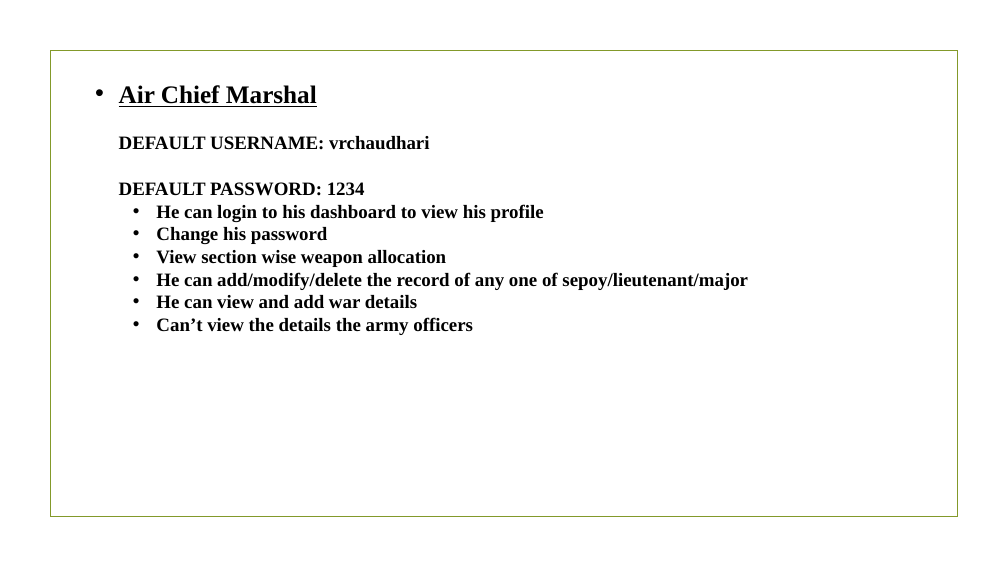
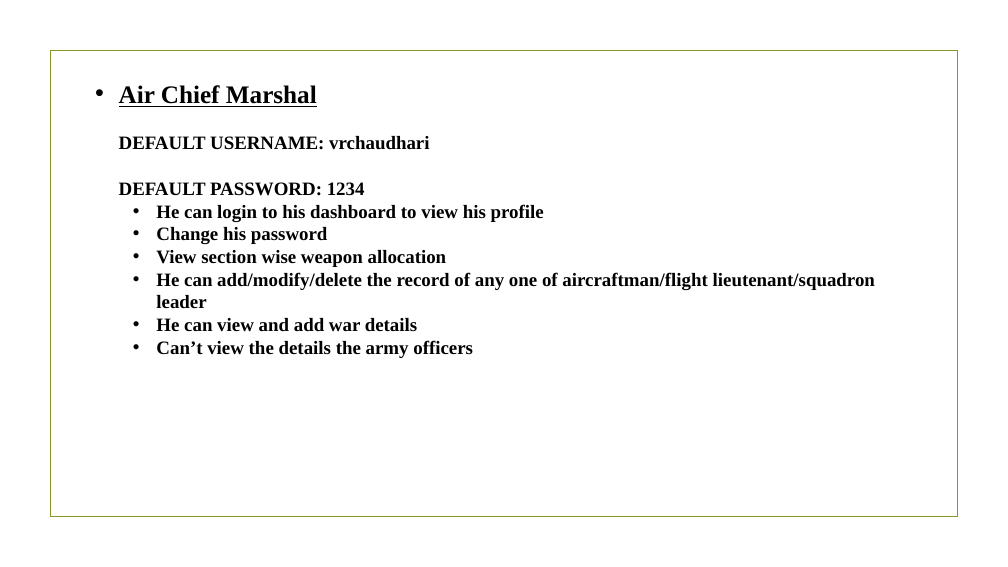
Before and after one commit to sadityakumar9211/Defence-Force-Database-Management-System, a slide deck: slide 31 of OOPL Project Group-5.pptx. Drawn at 1008x567 pixels with LibreOffice and Linux fonts; fonts in the diff are those of the drawing; background and template pictures are left out. Boxes give left, top, right and bottom in pixels: in the first picture for what was removed or moved away, otherwise in the second. Text is boxed around its words. In the diff, an @@ line names an element or a change of style, - is before the commit and + after.

```diff
--- a/OOPL Project Group-5.pptx
+++ b/OOPL Project Group-5.pptx
@@ text at (156,272,875,309): text changed @@
-  • He can add/modify/delete the record of any one of sepoy/lieutenant/major
+  • He can add/modify/delete the record of any one of aircraftman/flight lieutenant/squadron leader
```
Also in this commit, not shown: 3 other slides changed, 4 other files.
